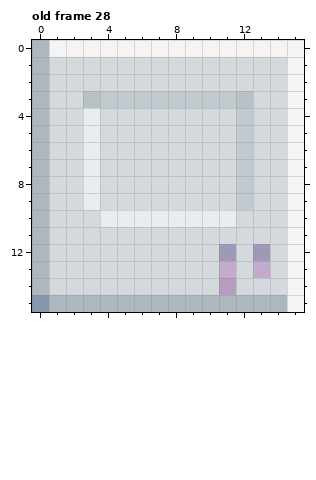
Pixel-art file, stored at public/assets/graphics/snek-tiles-16.ase. The first picture shows the starting point.
16x16 pixels, 33 frames. Colours within 5 levels of each other are drawn and written as one. Shown: old frame 28. The commit also changed other frames, which this record leaves out.
And afterwards:
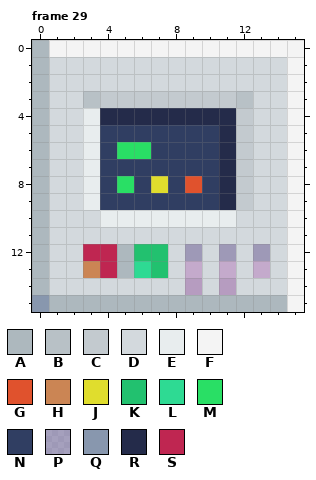
Palette (. is transparent): A #adb8be  B #b8c1c6  C #c3cacf  D #d3d9dd  E #e8edee  F #f4f4f4  G #e0522d  H #cb8554  J #e0dd2d  K #22c16f  L #2eda93  M #29df65  N #303e62  P #8897ae83  Q #8897ae  R #242b4a  S #bf2651
A new or re-ordered frame is compared with the old frame closest to it.
What changed:
{"change": "frames 33 -> 35"}
{"where": "frame 29 is new; against old frame 28, layer \"layer\""}
{"frame":29,"y":4,"x":4,"old":"DDDDDDDD","new":"RRRRRRRR"}
{"frame":29,"y":5,"x":4,"old":"DDDDDDDD","new":"NNNNNNNR"}
{"frame":29,"y":6,"x":4,"old":"DDDDDDDD","new":"NMMNNNNR"}
{"frame":29,"y":7,"x":4,"old":"DDDDDDDD","new":"NNNNNNNR"}
{"frame":29,"y":8,"x":4,"old":"DDDDDDDD","new":"NMNJNGNR"}
{"frame":29,"y":9,"x":4,"old":"DDDDDDDD","new":"NNNNNNNR"}
{"frame":29,"y":12,"x":3,"old":"DDDDD","new":"SSAKK"}
{"frame":29,"y":12,"x":9,"old":"D","new":"P"}
{"frame":29,"y":13,"x":3,"old":"DDDDD","new":"HSALK"}
{"frame":29,"y":13,"x":9,"old":"D","new":"."}
{"frame":29,"y":14,"x":9,"old":"D","new":"."}
{"label":"changed","picture_box":[83,108,236,295]}
